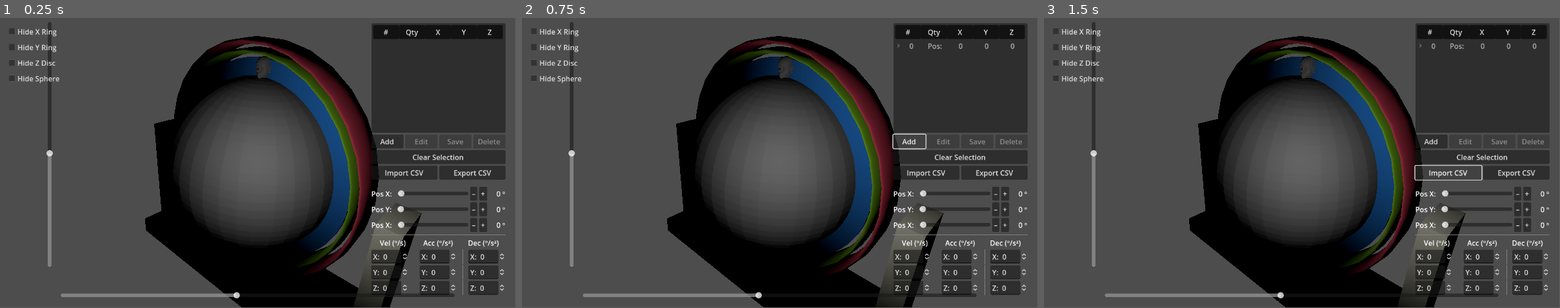
Above: before the commit, frames 1-3 (left to right).
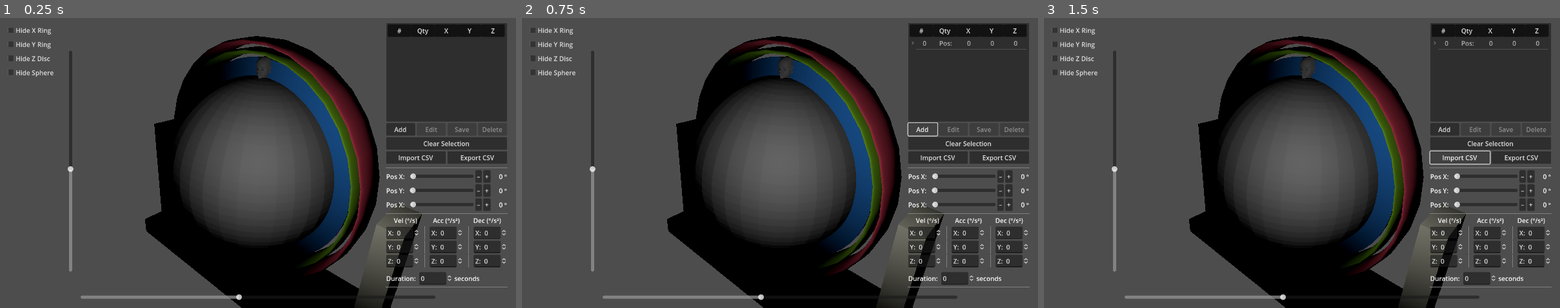
Above: after the commit, the same moments.

Repository: Boyquotes/DesignerMarc3-Godot4
Game: Godot game, scene res://main.tscn
Two runs of this game, one before a commit and one after it. Both use one fixed random seed, a clock stepped at 60 frames per second and the inputs below.
Inputs:
- Up to frame 1 (0.25 s): no input
- Up to frame 2 (0.75 s): click "Add" at 0.5 s
- Up to frame 3 (1.5 s): click "Import CSV" at 1.25 s
In our replay, the window is 799x449 before the commit and 800x450 after it. These sizes can differ from the game's own. Grey fills any space a smaller window leaves; there, only what the larger window draws over its background counts as a difference.

The runs differ from the first frame. In frame 1, 11% of the frame differs, in the area x 1-99%, y 1-100%; in frame 2, 11%; in frame 3, 11%.

Commit message:
added export functionality

Diff:
--- /dev/null
+++ b/gui/file_dialog/file_dialog.tscn
@@ -0,0 +1,21 @@
+[gd_scene format=3 uid="uid://fqj4cpckpwfb"]
+
+[node name="FileDialog" type="Node"]
+
+[node name="Import" type="FileDialog" parent="."]
+title = "Import CSV"
+position = Vector2i(350, 150)
+size = Vector2i(640, 480)
+popup_window = true
+ok_button_text = "Open"
+file_mode = 0
+access = 2
+filters = PackedStringArray("*.csv")
+
+[node name="Export" type="FileDialog" parent="."]
+title = "Export CSV"
+position = Vector2i(350, 150)
+size = Vector2i(640, 480)
+popup_window = true
+access = 2
+filters = PackedStringArray("*.csv")
--- a/gui/gui.tscn
+++ b/gui/gui.tscn
@@ -1,9 +1,10 @@
-[gd_scene load_steps=5 format=3 uid="uid://1roha43d2hbo"]
+[gd_scene load_steps=6 format=3 uid="uid://1roha43d2hbo"]
 
 [ext_resource type="Script" path="res://gui/gui.gd" id="1_xw4mk"]
 [ext_resource type="PackedScene" uid="uid://mskyr3cl7qde" path="res://gui/view_control/view_control.tscn" id="3_dpshq"]
 [ext_resource type="PackedScene" uid="uid://bs0mxa346knyq" path="res://gui/hide_buttons/hide_buttons.tscn" id="4_5671h"]
 [ext_resource type="PackedScene" uid="uid://bhlwwu8e1pmpt" path="res://gui/table/table.tscn" id="4_uk1q0"]
+[ext_resource type="PackedScene" uid="uid://fqj4cpckpwfb" path="res://gui/file_dialog/file_dialog.tscn" id="5_2o3q2"]
 
 [node name="GUI" type="Control"]
 layout_mode = 3
@@ -238,6 +239,27 @@
 rounded = true
 prefix = "Z: "
 
+[node name="HSeparator4" type="HSeparator" parent="Setter"]
+layout_mode = 2
+size_flags_horizontal = 3
+size_flags_vertical = 2
+
+[node name="Common" type="HBoxContainer" parent="Setter"]
+layout_mode = 2
+
+[node name="label" type="Label" parent="Setter/Common"]
+layout_mode = 2
+text = "Duration: "
+
+[node name="duration" type="SpinBox" parent="Setter/Common"]
+layout_mode = 2
+max_value = 10000.0
+step = 0.5
+
+[node name="units" type="Label" parent="Setter/Common"]
+layout_mode = 2
+text = "seconds"
+
 [node name="HSeparator3" type="HSeparator" parent="Setter"]
 layout_mode = 2
 size_flags_horizontal = 3
@@ -245,3 +267,5 @@
 
 [node name="Table" parent="." instance=ExtResource("4_uk1q0")]
 layout_mode = 1
+
+[node name="FileDialog" parent="." instance=ExtResource("5_2o3q2")]
--- a/gui/table/table.gd
+++ b/gui/table/table.gd
@@ -1,11 +1,14 @@
 extends VBoxContainer
 
+@onready var main : Node3D = get_node("/root/Node3D")
 @onready var tree : Tree = $Tree
 @onready var addButton : Button = $Buttons/Add
 @onready var editButton : Button = $Buttons/Edit
 @onready var saveButton : Button = $Buttons/Save
 @onready var deleteButton : Button = $Buttons/Delete
 @onready var clearButton: Button = $Clear
+@onready var importButton : Button = $FileOperations/Import
+@onready var exportButton : Button = $FileOperations/Export
 @onready var xslider : HSlider = get_node("/root/Node3D/GUI/Setter/X/slider")
 @onready var yslider : HSlider = get_node("/root/Node3D/GUI/Setter/Y/slider")
 @onready var zslider : HSlider = get_node("/root/Node3D/GUI/Setter/Z/slider")
@@ -18,9 +21,12 @@
 @onready var xdec : SpinBox = get_node("/root/Node3D/GUI/Setter/XOthers/dec")
 @onready var ydec : SpinBox = get_node("/root/Node3D/GUI/Setter/YOthers/dec")
 @onready var zdec : SpinBox = get_node("/root/Node3D/GUI/Setter/ZOthers/dec")
+@onready var duration : SpinBox = get_node("/root/Node3D/GUI/Setter/Common/duration")
 
 var selectedItem : TreeItem
 var root : TreeItem
+var importFile : String
+var exportFile : String
 
 func _ready():
 	# set column widths
@@ -44,6 +50,8 @@
 	saveButton.pressed.connect(_save_button_pressed)
 	deleteButton.pressed.connect(_delete_button_pressed)
 	clearButton.pressed.connect(_clear_button_pressed)
+	importButton.pressed.connect(_import_button_pressed)
+	exportButton.pressed.connect(_export_button_pressed)
 	# clear selection on ready
 	_clear_button_pressed()
 
@@ -80,12 +88,19 @@
 	subchild3.set_text(2, str(xdec.value))
 	subchild3.set_text(3, str(ydec.value))
 	subchild3.set_text(4, str(zdec.value))
+	# duration values
+	var subchild4 = child.create_child()
+	subchild4.set_text(1, "Dur:")
+	subchild4.set_text(2, str(duration.value))
+	subchild4.set_text(3, str(duration.value))
+	subchild4.set_text(4, str(duration.value))
 	# center align
 	for i in tree.columns:
 		child.set_text_alignment(i, HORIZONTAL_ALIGNMENT_CENTER)
 		subchild1.set_text_alignment(i, HORIZONTAL_ALIGNMENT_CENTER)
 		subchild2.set_text_alignment(i, HORIZONTAL_ALIGNMENT_CENTER)
 		subchild3.set_text_alignment(i, HORIZONTAL_ALIGNMENT_CENTER)
+		subchild4.set_text_alignment(i, HORIZONTAL_ALIGNMENT_CENTER)
 
 func _edit_button_pressed():
 	# get the selection
@@ -130,6 +145,10 @@
 	selectedItem.get_child(2).set_text(2, str(xdec.value))
 	selectedItem.get_child(2).set_text(3, str(ydec.value))
 	selectedItem.get_child(2).set_text(4, str(zdec.value))
+	# dur values
+	selectedItem.get_child(3).set_text(2, str(duration.value))
+	selectedItem.get_child(3).set_text(3, str(duration.value))
+	selectedItem.get_child(3).set_text(4, str(duration.value))
 	_clear_button_pressed()
 
 func _delete_button_pressed():
@@ -152,3 +171,17 @@
 	editButton.disabled = true
 	deleteButton.disabled = true
 	saveButton.disabled = true
+
+func _import_button_pressed():
+	pass
+
+func _export_button_pressed():
+	var exportDialog : FileDialog = get_node("/root/Node3D/GUI/FileDialog/Export")
+	exportDialog.show()
+	exportDialog.file_selected.connect(_on_export_file_selected)
+
+func _on_export_file_selected(_path):
+	var exportCSV = ExportTable.new()
+	exportCSV.set_file(_path)
+	exportCSV.set_tree_data(root)
+	exportCSV.to_csv()
--- a/project.godot
+++ b/project.godot
@@ -15,6 +15,11 @@
 config/features=PackedStringArray("4.0", "Forward Plus")
 config/icon="res://assets/icon/icon.svg"
 
+[display]
+
+window/size/viewport_width=1280
+window/size/viewport_height=720
+
 [editor]
 
 version_control/plugin_name="GitPlugin"
--- /dev/null
+++ b/scripts/export_table.gd
@@ -0,0 +1,38 @@
+class_name ExportTable
+
+var file : FileAccess
+var data : TreeItem
+
+func set_file(_path) -> void:
+	self.file = FileAccess.open(_path, FileAccess.WRITE)
+
+func set_tree_data(_root) -> void:
+	self.data = _root
+
+func to_csv():
+	if self.file == null:
+		print("Cannot Open Selected File")
+		return
+	if !self.file.is_open():
+		return
+	var header = ["axis", "starttime", "velocity", "acceleration", "deceleration", "position", "duration"]
+	self.file.store_csv_line(header)
+	var num_points = data.get_child_count()
+	var axes : Dictionary = {"X":2, "Y":3, "Z":4}
+	for i in range(num_points):
+		for axis in axes:
+			var row = PackedStringArray()
+			var pos = data.get_child(i)
+			var vel = data.get_child(i).get_child(0)
+			var acc = data.get_child(i).get_child(1)
+			var dec = data.get_child(i).get_child(2)
+			var dur = data.get_child(i).get_child(3)
+			row.append(axis)
+			row.append(pos.get_text(0))
+			row.append(vel.get_text(axes[axis]))
+			row.append(acc.get_text(axes[axis]))
+			row.append(dec.get_text(axes[axis]))
+			row.append(pos.get_text(axes[axis]))
+			row.append(dur.get_text(axes[axis]))
+			self.file.store_csv_line(row)
+	self.file.close()
